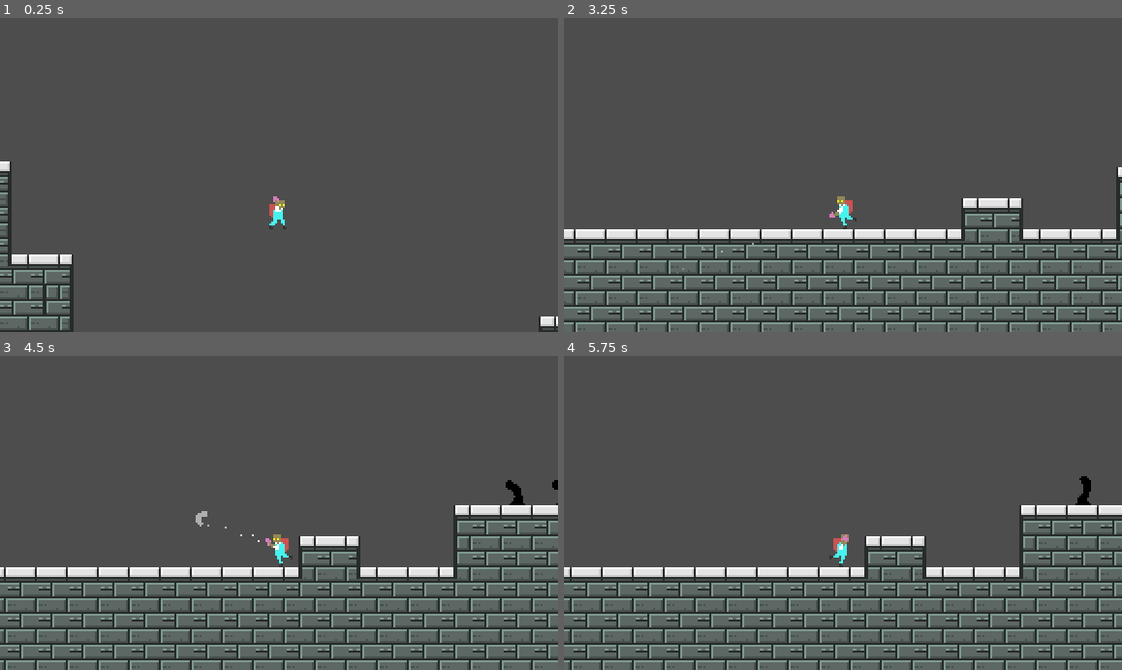
Above: before the commit, frames 1-4 (two rows, left to right).
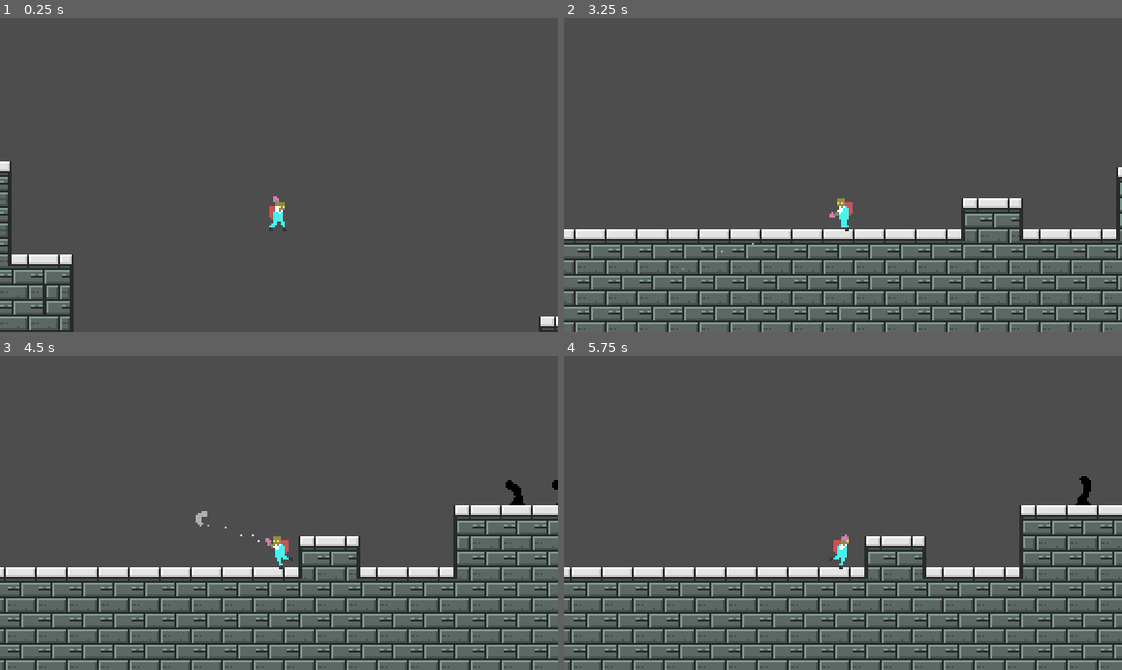
Above: after the commit, the same moments.

Repository: Bbubbee/Qman
Game: Godot game, scene res://scenes/tiles/levels/level_1.tscn
Two runs of this game, one before a commit and one after it. Both use one fixed random seed, a clock stepped at 60 frames per second and the inputs below.
Inputs (mouse positions are in pixels of both pictures, inside the frame that each line leads up to):
- Up to frame 1 (0.25 s): no input
- Up to frame 2 (3.25 s): move the mouse to (965, 159) at 0.52 s; press the mouse at (965, 159) at 0.53 s; hold D (right) 0.53-2.03 s; tap Space (jump) at 0.77, 1.52, 3.02 s; move the mouse to (731, 190) at 1.27 s; release the mouse at (731, 190) at 1.28 s; click (731, 190) at 1.35 s; move the mouse to (898, 105) at 2.02 s; press the mouse at (898, 105) at 2.03 s; hold A (left) 2.03-2.78 s; move the mouse to (815, 237) at 2.77 s; release the mouse at (815, 237) at 2.78 s; hold D (right) from 2.78 s (still down); click (815, 237) at 2.85 s
- Up to frame 3 (4.5 s): move the mouse to (446, 560) at 3.52 s; press the mouse at (446, 560) at 3.53 s; tap Space (jump) at 3.77 s; move the mouse to (111, 465) at 4.27 s; release D (right) at 4.28 s; release the mouse at (111, 465) at 4.28 s; hold A (left) from 4.28 s (still down); click (111, 465) at 4.35 s
- Up to frame 4 (5.75 s): tap Space (jump) at 4.52 s; move the mouse to (870, 513) at 5.02 s; release A (left) at 5.03 s; press the mouse at (870, 513) at 5.03 s; hold D (right) from 5.03 s (still down)

The runs differ from the first frame. In frame 1, less than 0.1% of the frame differs, in the area x 48-52%, y 58-68%; in frame 2, less than 0.1%, in the area x 48-53%, y 56-68%; in frame 3, less than 0.1%; in frame 4, less than 0.1%.

Commit message:
fixed sprites somehow

Diff:
--- a/scenes/player/player.tscn
+++ b/scenes/player/player.tscn
@@ -79,24 +79,6 @@
 "values": [0, 1]
 }
 
-[sub_resource type="Animation" id="Animation_4iei8"]
-resource_name = "run"
-length = 0.45
-loop_mode = 1
-step = 0.05
-tracks/0/type = "value"
-tracks/0/imported = false
-tracks/0/enabled = true
-tracks/0/path = NodePath("Sprite:frame")
-tracks/0/interp = 1
-tracks/0/loop_wrap = true
-tracks/0/keys = {
-"times": PackedFloat32Array(0, 0.15, 0.3),
-"transitions": PackedFloat32Array(1, 1, 1),
-"update": 1,
-"values": [2, 3, 4]
-}
-
 [sub_resource type="Animation" id="Animation_1abkr"]
 resource_name = "jump"
 length = 0.4
@@ -112,6 +94,23 @@
 "transitions": PackedFloat32Array(1),
 "update": 1,
 "values": [7]
+}
+
+[sub_resource type="Animation" id="Animation_oerio"]
+resource_name = "run"
+length = 0.3
+loop_mode = 1
+tracks/0/type = "value"
+tracks/0/imported = false
+tracks/0/enabled = true
+tracks/0/path = NodePath("Sprite:frame")
+tracks/0/interp = 1
+tracks/0/loop_wrap = true
+tracks/0/keys = {
+"times": PackedFloat32Array(0, 0.1, 0.2),
+"transitions": PackedFloat32Array(1, 1, 1),
+"update": 1,
+"values": [2, 3, 4]
 }
 
 [sub_resource type="AnimationLibrary" id="AnimationLibrary_ay21g"]
@@ -120,7 +119,7 @@
 "hurt": SubResource("Animation_oquhl"),
 "idle": SubResource("Animation_qrxqo"),
 "jump": SubResource("Animation_1abkr"),
-"run": SubResource("Animation_4iei8")
+"run": SubResource("Animation_oerio")
 }
 
 [sub_resource type="CapsuleShape2D" id="CapsuleShape2D_mpg6y"]
Binary file added: assets/player/qman-Sheet.aseprite
Binary file changed: assets/player/qman-Sheet.png
Binary file changed: assets/player/qman.aseprite
Not shown: 1 places in scenes/player/player.tscn that only renumber resources
